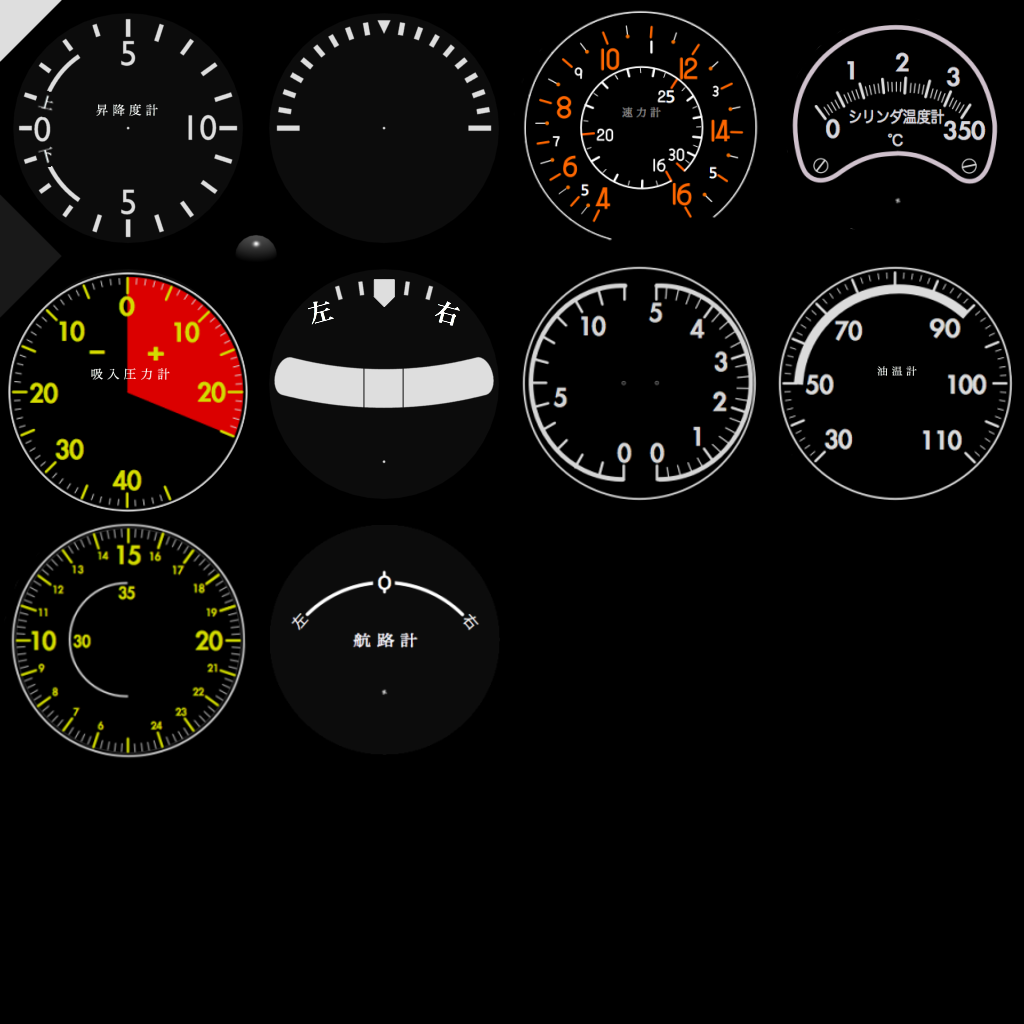
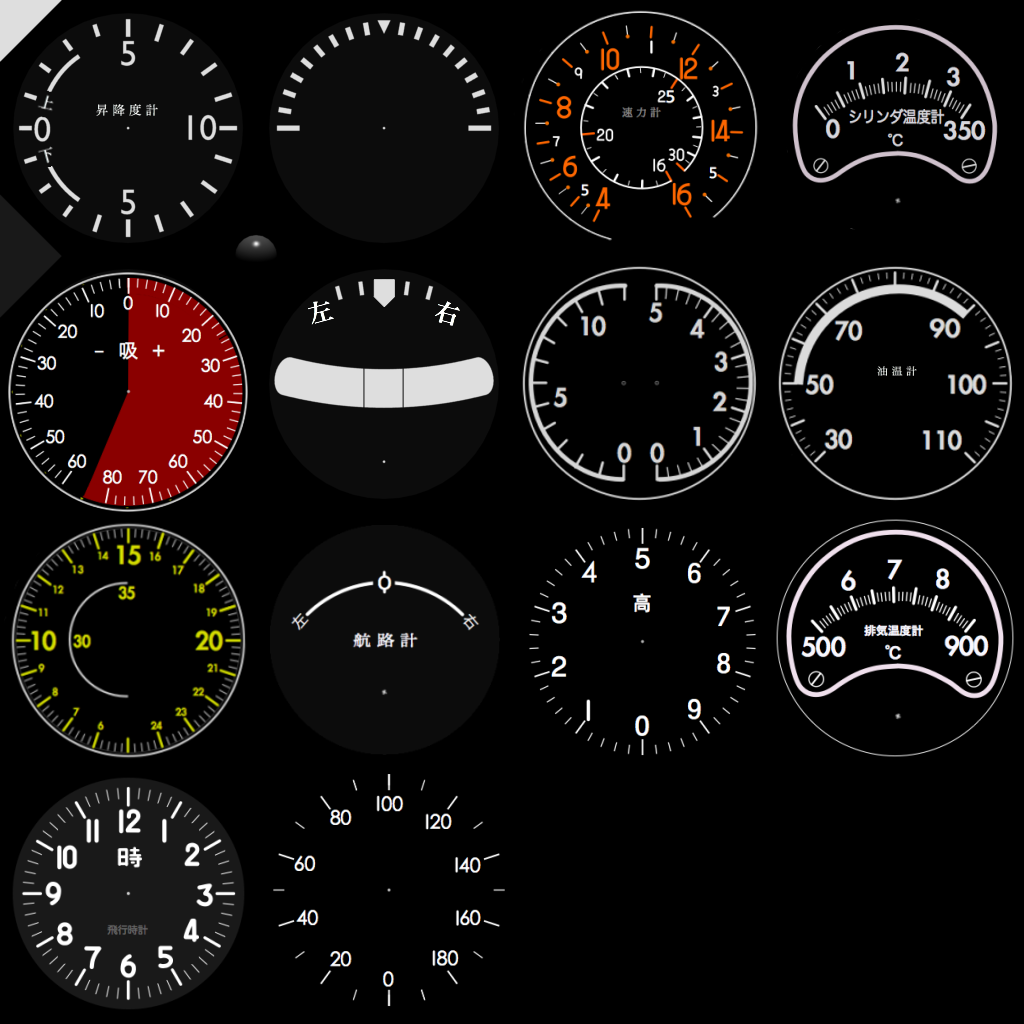
Two versions of the same layered image (1024x1024). Layer-by-layer changes:
added layer "Pasted Layer#2" above "Pasted Layer#1" over [left=776, top=519, right=1014, bottom=757]
added layer "Pasted Layer#1" above "Pasted Layer" over [left=273, top=774, right=505, bottom=1007]
added layer "Pasted Layer" above "Altimeter" over [left=12, top=777, right=245, bottom=1010]
added layer "Altimeter" above "boost-97" over [left=528, top=527, right=757, bottom=756]
added layer "boost-97" above "boost-label" over [left=12, top=275, right=245, bottom=508]
hid "boost-label" over [left=91, top=368, right=170, bottom=380]
